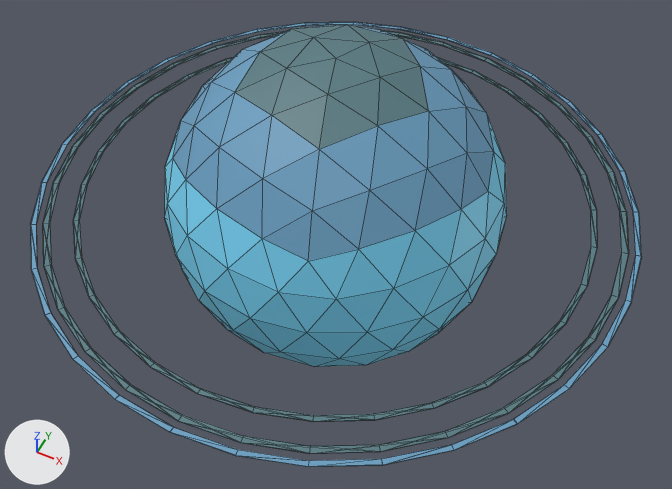
What one commit did to the glTF model public/assets/gltf/uranus.glb.
Both versions are drawn from a camera (50 mm lens) standing at (4.39, -8.77, 9.9) and looking at (0.24, -0.47, -0.47). Arrows for +X, +Y and +Z are at lower left; the lights stay in place. Mesh edges are drawn as thin lines. Vertices at the same position are counted once.

Before the edit, the objects in view are built like this:
```python
mat_material_002 = principled_material('Material.002')
mat_material_002.base_color = (0.141, 0.342, 0.527)  # blue #699ec0
mat_material_003 = principled_material('Material.003')
mat_material_003.base_color = (0.0953, 0.198, 0.223)  # cyan #577b82
me_icosphere = bpy.data.meshes.new('Icosphere')
me_icosphere.from_pydata(...)  # 546 vertices, 1088 faces; spans x -4.47..4.47, y -4.47..4.47, z -2.54..2.54
# faces by material slot: [160, 373, 555]
me_icosphere.materials.append(mat_material_001)  # cyan #7ad7f8
me_icosphere.materials.append(mat_material_002)  # blue #699ec0
me_icosphere.materials.append(mat_material_003)  # cyan #577b82
ob_icosphere = bpy.data.objects.new('Icosphere', me_icosphere)
ob_icosphere.location = (0.0, 0.0, 0.0)
```
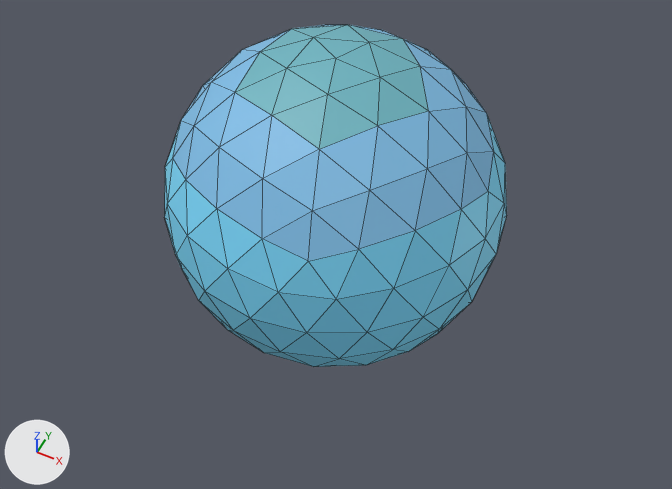
What differs and where, as boxes [x1, y1, x2, y2] in the pictures (672 x 489 px):
'Icosphere', recoloured, reshaped (44% narrower, 23% shorter): before [30, 22, 642, 467]; after [164, 25, 507, 367]
part 1 of me_icosphere, deleted (cyan): before [73, 56, 597, 422]
part 2 of me_icosphere, deleted (blue): before [30, 22, 642, 467]
part 3 of me_icosphere, deleted (cyan): before [43, 31, 629, 454]

Diff of the bpy script that builds the scene:
```diff
--- a/public/assets/gltf/uranus.glb.py
+++ b/public/assets/gltf/uranus.glb.py
@@ mat_material_002 @@
 mat_material_002 = principled_material('Material.002')
-mat_material_002.base_color = (0.141, 0.342, 0.527)  # blue #699ec0
+mat_material_002.base_color = (0.218, 0.527, 0.813)  # blue #81c0e9
@@ mat_material_003 @@
 mat_material_003 = principled_material('Material.003')
-mat_material_003.base_color = (0.0953, 0.198, 0.223)  # cyan #577b82
+mat_material_003.base_color = (0.157, 0.463, 0.538)  # cyan #6eb5c2
@@ me_icosphere @@
 me_icosphere.from_pydata(...)  # 546 vertices, 1088 faces; spans x -4.47..4.47, y -4.47..4.47, z -2.54..2.54
 # used by ob_icosphere; location = (0.0, 0.0, 0.0)
+# me_icosphere part 1: the loose piece of 128 vertices spanning x -3.85..3.85, y -3.85..3.85, z -0.01..0.0 is deleted
+# me_icosphere part 2: the loose piece of 128 vertices spanning x -4.47..4.47, y -4.47..4.47, z -0.01..0.0 is deleted
+# me_icosphere part 3: the loose piece of 128 vertices spanning x -4.29..4.29, y -4.29..4.29, z -0.01..0.0 is deleted
 me_icosphere.materials.append(mat_material_001)
```
